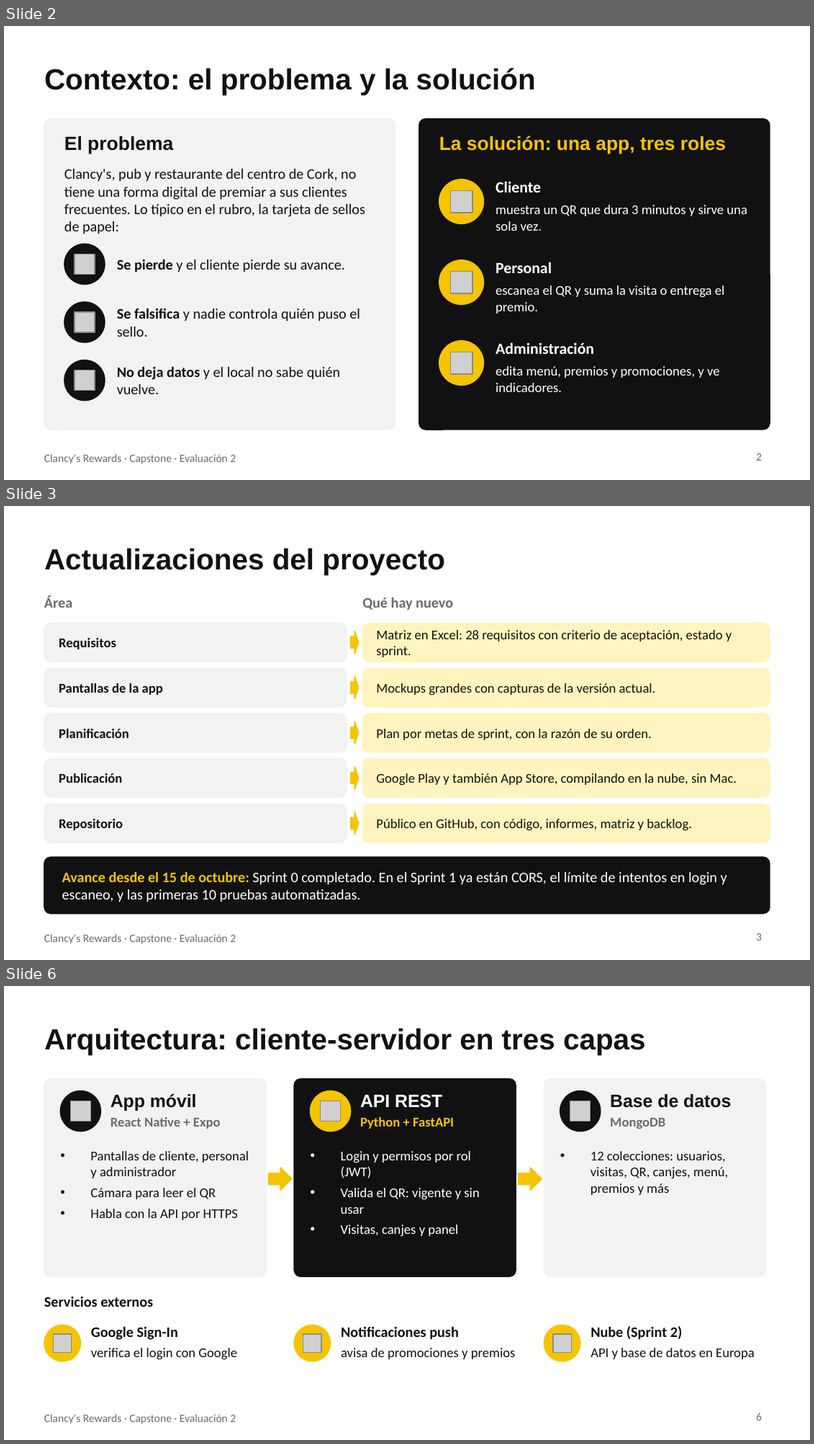
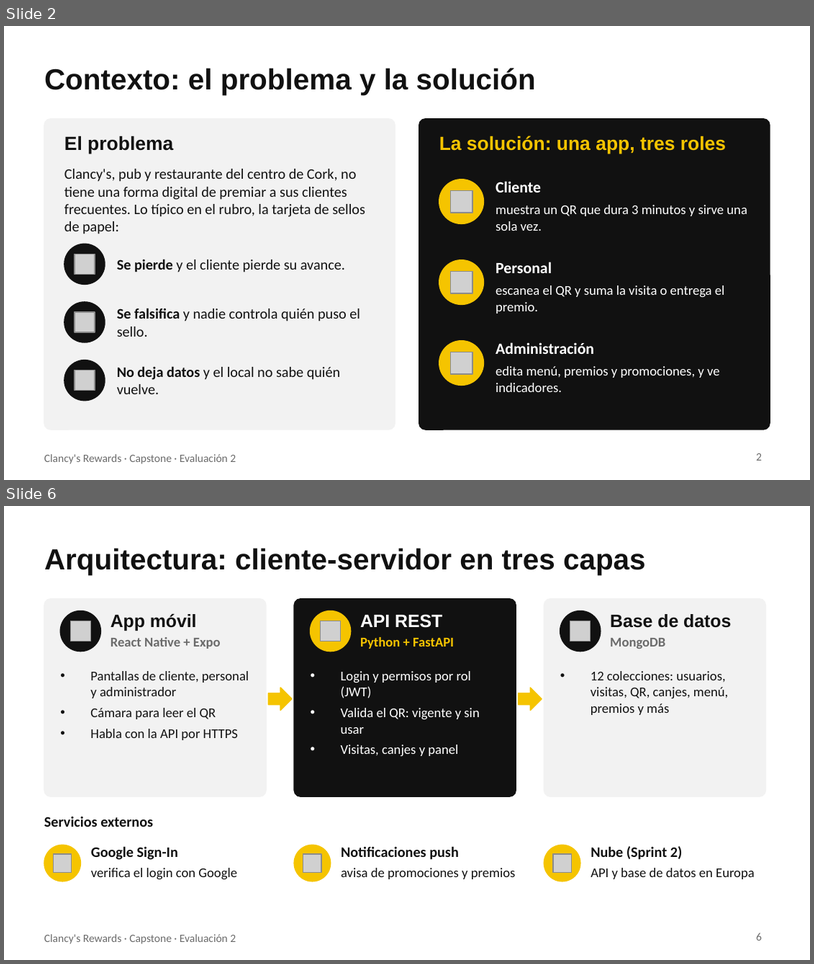
Before and after one commit to 44ndy/clancys-rewards, a slide deck: Fase 2/Evidencias Proyecto/Presentación Proyecto.pptx. Shown one above the other, each under a label of ours: slides 2, 3 and 6 before the commit, slides 2 and 6 after it; the slides between them are not shown. The pictures are 814x1444 and 814x964 pixels, drawn with LibreOffice and Linux fonts; fonts in the diff are those of the drawing; grey boxes stand for pictures. Boxes give left, top, right and bottom in pixels: in the first picture for what was removed or moved away, otherwise in the second. Text is boxed around its words. In the diff, an @@ line names an element or a change of style, - is before the commit and + after.

Commit message:
Mostrar el estado actual de la app y simplificar la lámina de requisitos

```diff
--- a/Fase 2/Evidencias Proyecto/Presentación Proyecto.pptx
+++ b/Fase 2/Evidencias Proyecto/Presentación Proyecto.pptx
@@ slide 3 removed at [4,506,810,960], background #FFFFFF; not listed: 1 template element that a slide beside it also shows @@
@@ title removed at [44,548,445,575] @@
-Actualizaciones del proyecto
@@ text removed at [44,595,72,608] @@
-Área
@@ text removed at [363,597,453,610] @@
-Qué hay nuevo
@@ rounded rectangle removed at [44,623,347,662] @@
@@ right arrow removed at [351,631,359,654] @@
@@ rounded rectangle removed at [363,623,770,662] @@
@@ text removed at [376,630,732,657] @@
-Matriz en Excel: 28 requisitos con criterio de aceptación, estado y sprint.
@@ text removed at [59,638,116,649] @@
-Requisitos
@@ rounded rectangle removed at [44,668,347,707] @@
@@ right arrow removed at [351,676,359,699] @@
@@ rounded rectangle removed at [363,668,770,707] @@
@@ text removed at [59,683,163,695] @@
-Pantallas de la app
@@ text removed at [376,683,656,695] @@
-Mockups grandes con capturas de la versión actual.
@@ rounded rectangle removed at [44,713,347,752] @@
@@ right arrow removed at [351,721,359,744] @@
@@ rounded rectangle removed at [363,713,770,752] @@
@@ text removed at [59,728,129,738] @@
-Planificación
@@ text removed at [376,728,652,740] @@
-Plan por metas de sprint, con la razón de su orden.
@@ rounded rectangle removed at [44,759,347,797] @@
@@ rounded rectangle removed at [363,759,770,797] @@
@@ text removed at [59,773,122,782] @@
-Publicación
@@ right arrow removed at [351,767,359,789] @@
@@ text removed at [376,773,737,785] @@
-Google Play y también App Store, compilando en la nube, sin Mac.
@@ rounded rectangle removed at [44,803,347,842] @@
@@ rounded rectangle removed at [363,803,770,842] @@
@@ text removed at [59,818,123,830] @@
-Repositorio
@@ right arrow removed at [351,811,359,834] @@
@@ text removed at [376,818,692,830] @@
-Público en GitHub, con código, informes, matriz y backlog.
@@ rounded rectangle removed at [44,857,770,914] @@
@@ text removed at [62,871,728,902] @@
-Avance desde el 15 de octubre: Sprint 0 completado. En el Sprint 1 ya están CORS, el límite de intentos en login y escaneo, y las primeras 10 pruebas automatizadas.
@@ page number removed at [756,933,762,940] @@
-3
```
Also in this commit, not shown: 4 slides changed, 1 slide added.
